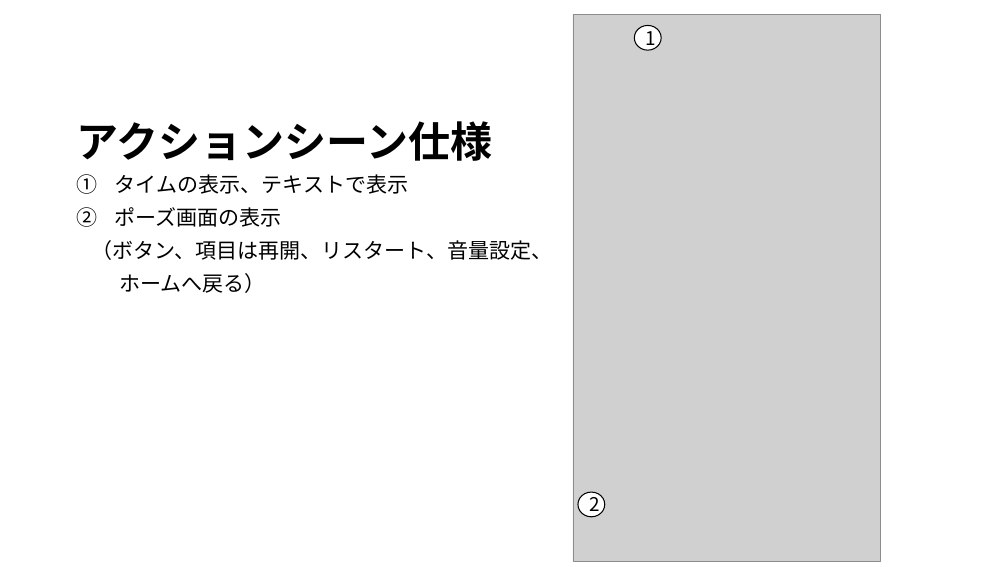
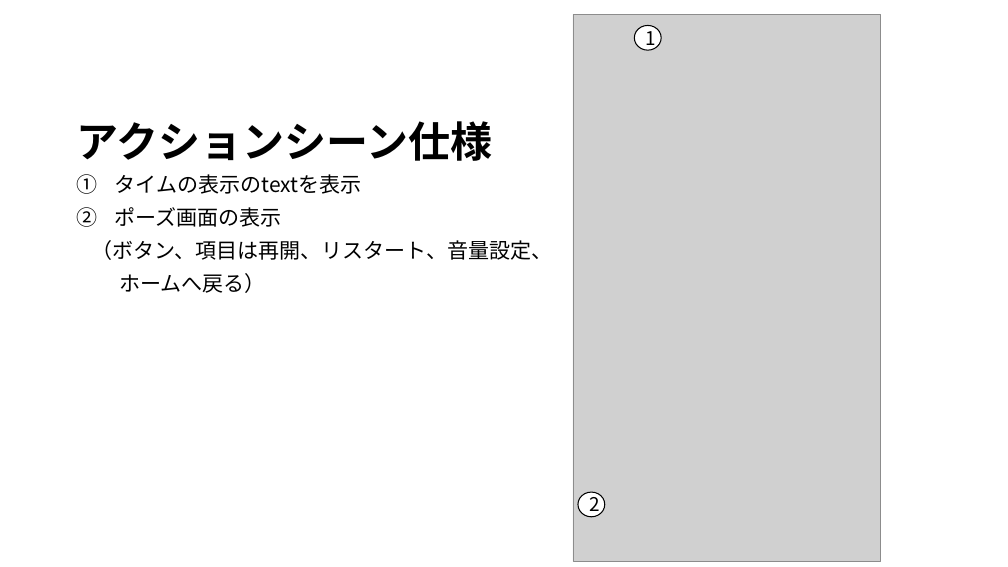
Before and after one commit to JJC-Game/StarChildren, a slide deck: slide 8 of Etc/仕様書/siyousho.pptx (slide 6 before the commit). Drawn at 1008x567 pixels with LibreOffice and Linux fonts; fonts in the diff are those of the drawing; grey boxes stand for pictures. Boxes give left, top, right and bottom in pixels: in the first picture for what was removed or moved away, otherwise in the second. Text is boxed around its words. In the diff, an @@ line names an element or a change of style, - is before the commit and + after.

Commit message:
仕様書、遷移図の編集

```diff
--- a/Etc/仕様書/siyousho.pptx
+++ b/Etc/仕様書/siyousho.pptx
@@ text at (115,174,362,194): text changed @@
-1. タイムの表示、テキストで表示
+1. タイムの表示のtextを表示
```
Also in this commit, not shown: 5 other slides changed, 4 slides added, 1 other file.
